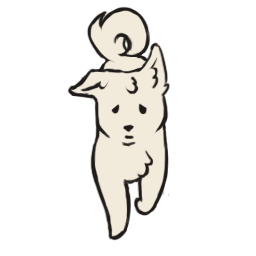
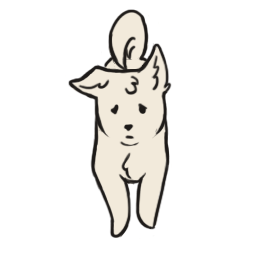
Layers edited between the first and the second 256×256 image:
pixels changed over [67, 6, 172, 241] (layer not identified)
